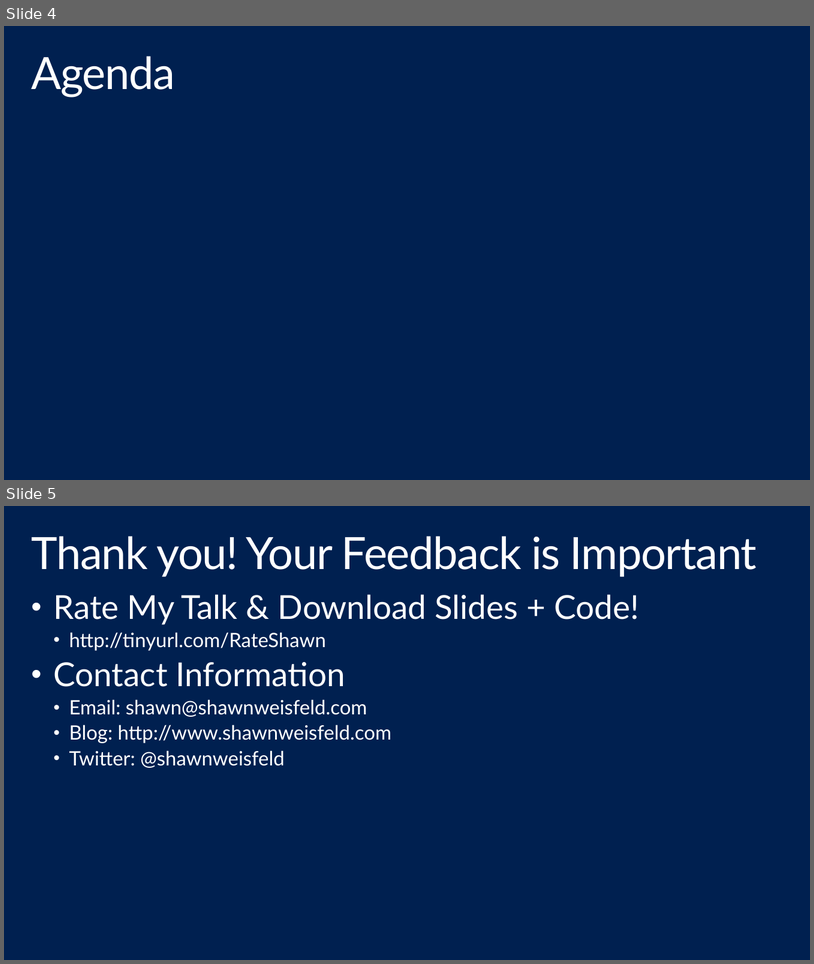
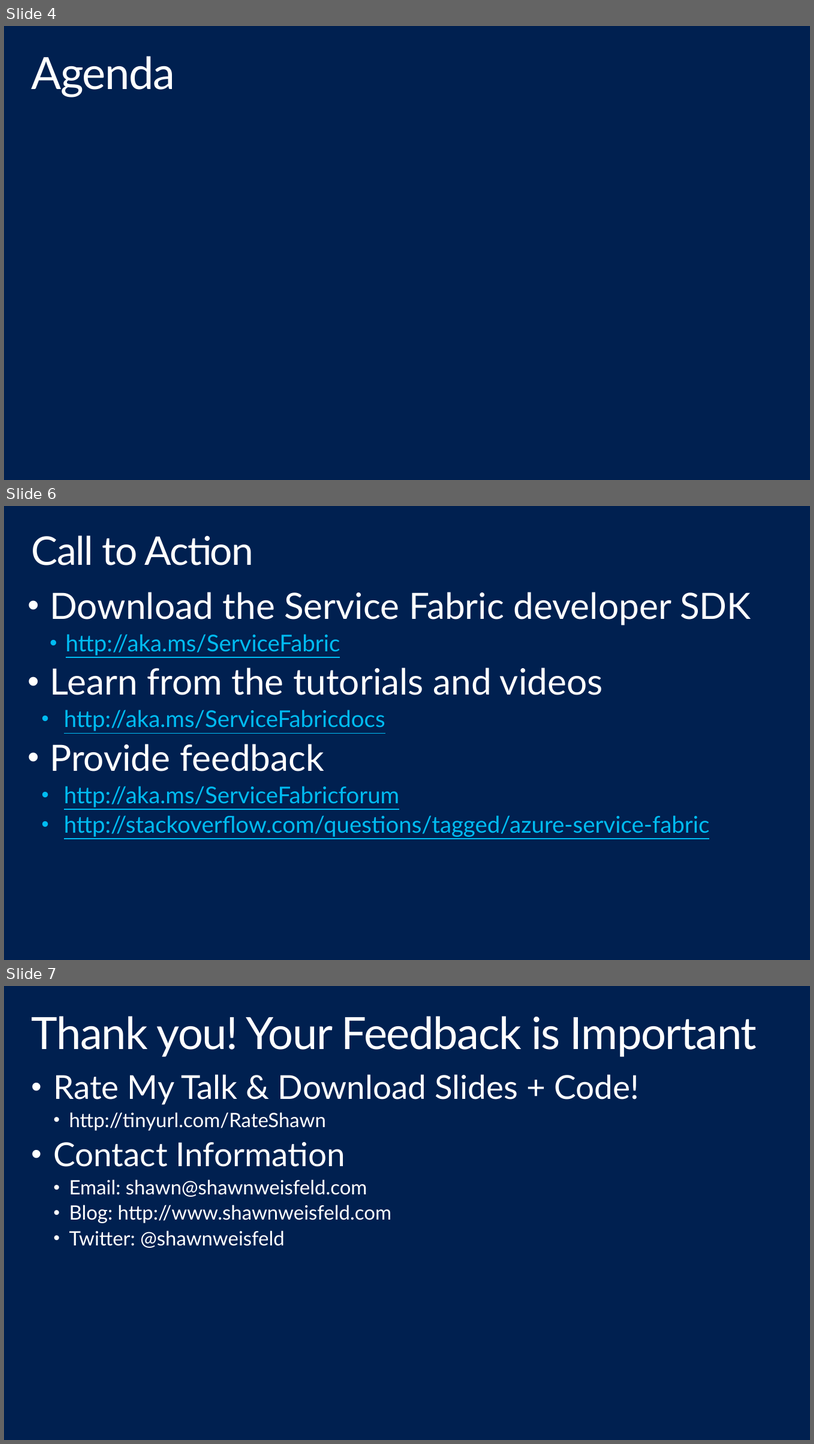
Before and after one commit to shawnweisfeld/20150514_ServiceFabric, a slide deck: Service Fabric.pptx. Shown one above the other, each under a label of ours: slides 4 and 5 before the commit, slides 4, 6 and 7 after it; the slides between them are not shown. The pictures are 814x964 and 814x1444 pixels, drawn with LibreOffice and Linux fonts; fonts in the diff are those of the drawing; background and template pictures are left out. Boxes give left, top, right and bottom in pixels: in the first picture for what was removed or moved away, otherwise in the second. Text is boxed around its words. In the diff, an @@ line names an element or a change of style, - is before the commit and + after.

```diff
--- a/Service Fabric.pptx
+++ b/Service Fabric.pptx
@@ slide 6 added at (x1=4, y1=506, x2=810, y2=960), background #002050 @@
@@ title added at (x1=31, y1=535, x2=254, y2=565), 48 pt, text #FFFFFF @@
+Call to Action
@@ text added at (x1=50, y1=592, x2=752, y2=837), 28 pt, text #00BCF2, underline @@
+• Download the Service Fabric developer SDK
+  • http://aka.ms/ServiceFabric
+• Learn from the tutorials and videos
+    • http://aka.ms/ServiceFabricdocs
+• Provide feedback
+    • http://aka.ms/ServiceFabricforum
+    • http://stackoverflow.com/questions/tagged/azure-service-fabric
@@ what was slide 5 is now slide 7 @@
```
Also in this commit, not shown: 1 other slide added, 1 other file.
